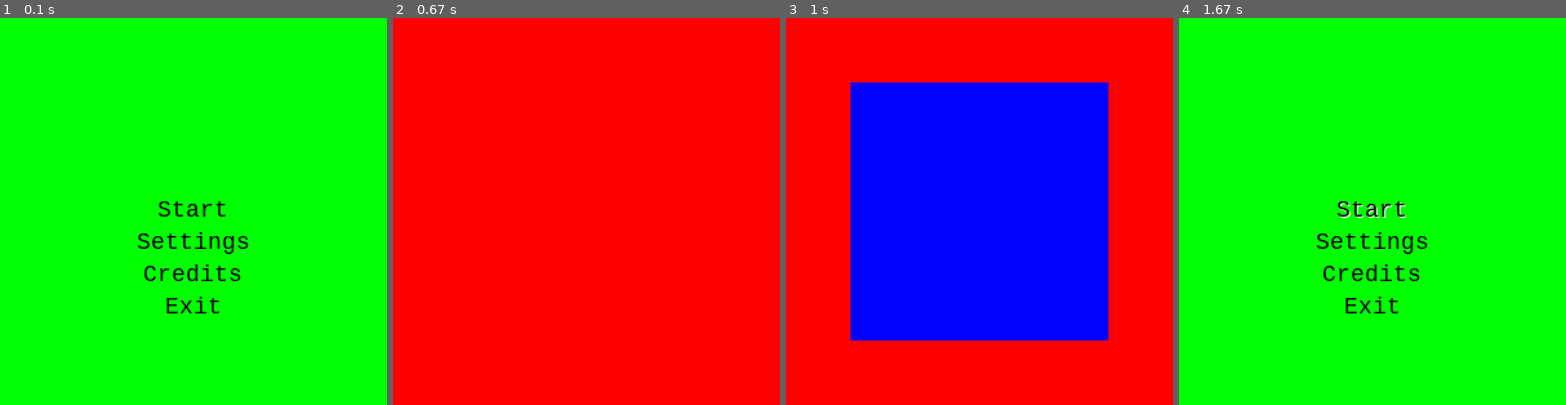
Above: before the commit, frames 1-4 (left to right).
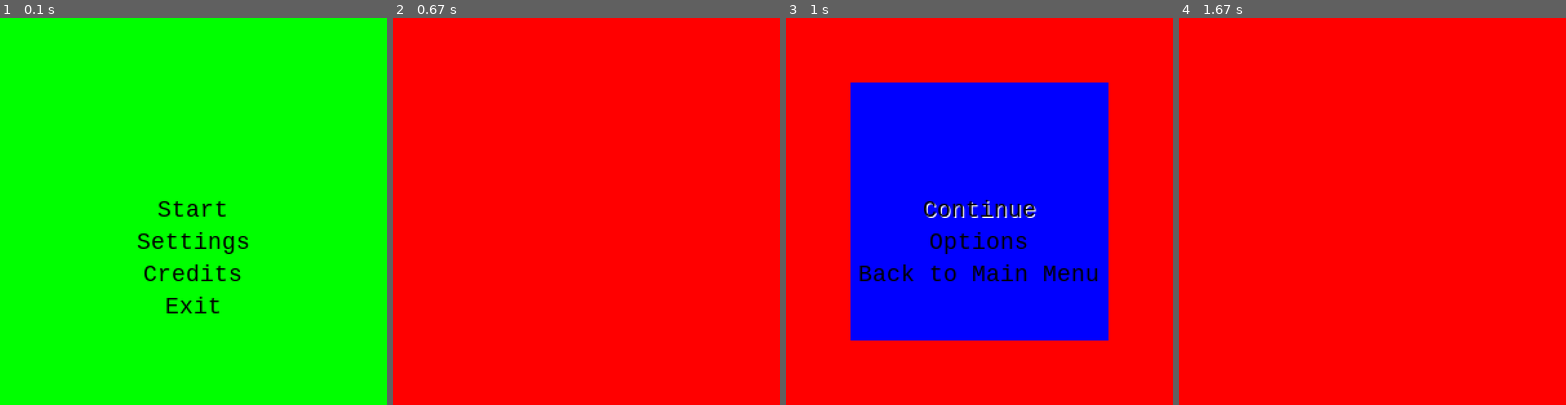
Above: after the commit, the same moments.

Repository: Galgunn/PythonPygame
Game: pygame game, started from gallery_walk/game.py
Two runs of this game, one before a commit and one after it. Both use one fixed random seed, a clock stepped at 60 frames per second and the inputs below.
Inputs (mouse positions are in pixels of both pictures, inside the frame that each line leads up to):
- Up to frame 1 (0.1 s): no input
- Up to frame 2 (0.67 s): click (586, 211) at 0.38 s
- Up to frame 3 (1 s): tap Esc at 0.67 s
- Up to frame 4 (1.67 s): click (1372, 211) at 1.05 s

Frames 1-2 are identical in both runs. In frame 3, 2.1% of the frame differs, in the area x 19-81%, y 47-68%; in frame 4, 100%, in the area x 0-100%, y 0-100%.

Commit message:
updated files, updated menu_options.py

Diff:
--- a/gallery_walk/game_states/menus/main_menu.py
+++ b/gallery_walk/game_states/menus/main_menu.py
@@ -2,6 +2,7 @@
 from scripts.utils import *
 from game_states.game_running import GameRunning
 from game_states.setting_menu import SettingMenu
+from scripts.menu_options import MenuOptions
 import pygame
 
 pygame.init()
@@ -9,41 +10,21 @@
 class MainMenu(State):
     def __init__(self, game):
         super().__init__(game)
-        self.font = FONT
-        self.center_display = DISPLAY_CENTER
         self.menu_text_options = ['Start', 'Settings', 'Credits', 'Exit']
-        self.initialize_fonts()
-
-    def initialize_fonts(self): # Initializes the font surfaces aswell as rect with their respective pos
-        self.menu_fonts_surf = {}
-        pos = self.center_display
-        for option in self.menu_text_options:
-            font_surf = self.font.render(option, True, 'black')
-            font_highlight_surf = self.font.render(option, True, 'white')
-            font_rect = font_surf.get_frect(center = pos)
-            self.menu_fonts_surf[option] = {'text': font_surf, 'highlight': font_highlight_surf, 'rect': font_rect, 'on_font': False}
-            pos = (pos[0], pos[1] + 25)
-
-    def check_option_collision(self, mpos): # Check for collision with any of the font rects
-        for option in self.menu_fonts_surf:
-            self.menu_fonts_surf[option]['on_font'] = False
-            if self.menu_fonts_surf[option]['rect'].collidepoint(mpos):
-                self.menu_fonts_surf[option]['on_font'] = True
+        self.font_options = MenuOptions(game, self.menu_text_options)
+        self.font_dict = self.font_options.font_dict
 
     def update(self):
         mpos = pygame.mouse.get_pos()
         mpos = (mpos[0] / 2, mpos[1] / 2)
-        self.check_option_collision(mpos)
-        if self.game.state_interaction_options['left_click']['just_pressed'] and self.menu_fonts_surf['Start']['on_font']:
+        self.font_options.update(mpos)
+        if self.font_options.got_pressed('Start'):
             game_running_state = GameRunning(self.game)
             game_running_state.enter_state()
-        if self.game.state_interaction_options['left_click']['just_pressed'] and self.menu_fonts_surf['Settings']['on_font']:
+        if self.font_options.got_pressed('Settings'):
             settings_menu_state = SettingMenu(self.game)
             settings_menu_state.enter_state()
 
     def render(self, surf):
         surf.fill(('green'))
-        for option in self.menu_fonts_surf:
-            if self.menu_fonts_surf[option]['on_font']:
-                surf.blit(self.menu_fonts_surf[option]['highlight'], (self.menu_fonts_surf[option]['rect'].x + 1, self.menu_fonts_surf[option]['rect'].y + 1))
-            surf.blit(self.menu_fonts_surf[option]['text'], self.menu_fonts_surf[option]['rect'])
+        self.font_options.render(surf)
--- a/gallery_walk/game_states/pause_menu.py
+++ b/gallery_walk/game_states/pause_menu.py
@@ -1,6 +1,7 @@
 import pygame
 from scripts.state import State
 from scripts.utils import *
+from scripts.menu_options import MenuOptions
 
 pygame.init()
 
@@ -9,15 +10,24 @@
         super().__init__(game)
         self.pause_surf = pygame.Surface((SCREEN_SIZE[0] / 3, SCREEN_SIZE[1] / 3))
         self.pause_rect = self.pause_surf.get_frect(center = DISPLAY_CENTER)
+        menu_options = ['Continue', 'Options', 'Back to Main Menu']
+        self.menu = MenuOptions(game, menu_options)
 
     def update(self):
-        if self.game.state_interaction_options['left_click']['just_pressed']:
-            self.prev_state.exit_state() # type: ignore error due to prev_state being None
+        mpos = pygame.mouse.get_pos()
+        mpos = (mpos[0] / 2, mpos[1] / 2)
+        self.menu.update(mpos)
+
+        if self.menu.got_pressed('Continue'):
             self.exit_state()
-        if self.game.state_interaction_options['escape']['just_pressed']:
+        if self.menu.got_pressed('Options'):
+            pass
+        if self.menu.got_pressed('Back to Main Menu'):
+            self.prev_state.exit_state() # type: ignore
             self.exit_state()
 
     def render(self, surf):
         self.prev_state.render(surf) # type: ignore error due to prev_state being None
         self.pause_surf.fill('blue')
         surf.blit(self.pause_surf, self.pause_rect)
+        self.menu.render(surf)
--- /dev/null
+++ b/gallery_walk/scripts/menu_options.py
@@ -0,0 +1,43 @@
+from scripts.utils import *
+class MenuOptions():
+    def __init__(self, game, text_options: list, pos: tuple=DISPLAY_CENTER) -> None:
+        """
+        Requires a list of strings that creates font objects of the stings
+
+        Created to make menu options "buttons"
+        """
+        self.game = game
+        self.text_options:list = text_options
+        self.font:pygame.Font = FONT
+        self.starting_pos = pos
+        self.font_dict:dict = {}
+        self.init_fonts()
+
+    def init_fonts(self):
+        """
+        Creates a dict of font objects with the keys text, highlight, rect, and pos
+        """
+        pos = self.starting_pos
+        for option in self.text_options:
+            font_surf = self.font.render(option, True, 'black')
+            font_highlight_surf = self.font.render(option, True, 'white')
+            font_rect = font_surf.get_frect(center = pos)
+            self.font_dict[option] = {'text': font_surf, 'highlight': font_highlight_surf, 'rect': font_rect, 'on_font': False}
+            pos = (pos[0], pos[1] + 25)
+
+    def update(self, mpos: tuple): # Check for collision with any of the font rects
+        for option in self.font_dict:
+            self.font_dict[option]['on_font'] = False
+            if self.font_dict[option]['rect'].collidepoint(mpos):
+                self.font_dict[option]['on_font'] = True
+
+    def got_pressed(self, text_option: str) -> bool:
+        if self.game.state_interaction_options['left_click']['just_pressed'] and self.font_dict[text_option]['on_font']:
+            return True
+        return False
+
+    def render(self, surf):
+        for option in self.font_dict:
+            if self.font_dict[option]['on_font']:
+                surf.blit(self.font_dict[option]['highlight'], (self.font_dict[option]['rect'].x + 1, self.font_dict[option]['rect'].y + 1))
+            surf.blit(self.font_dict[option]['text'], self.font_dict[option]['rect'])
